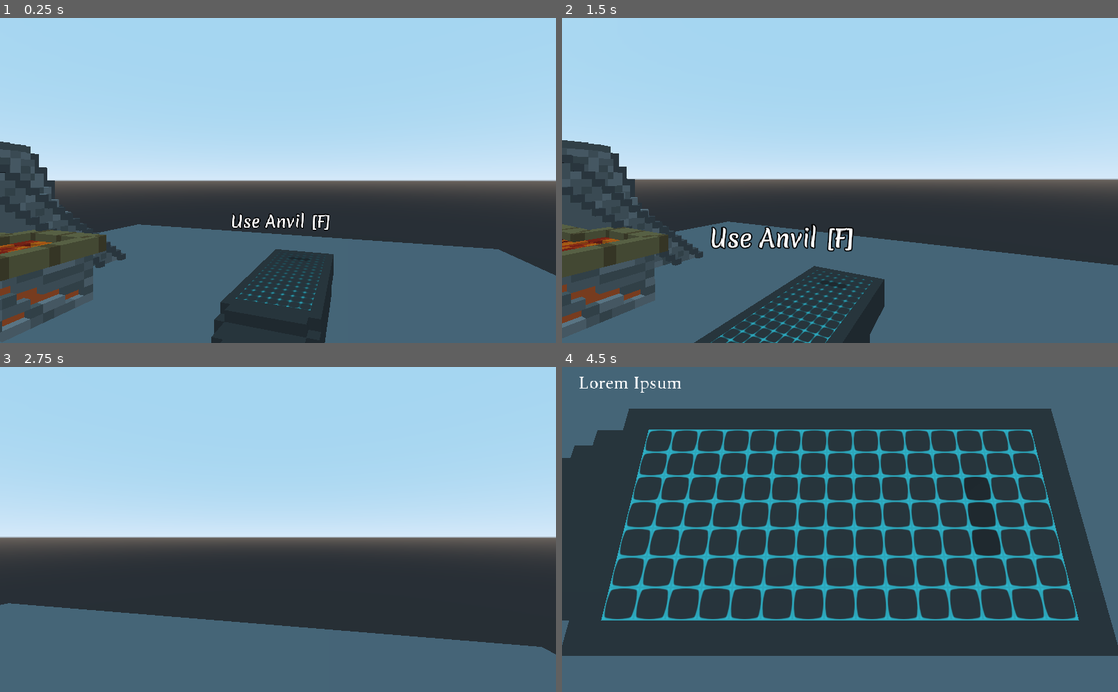
Above: before the commit, frames 1-4 (two rows, left to right).
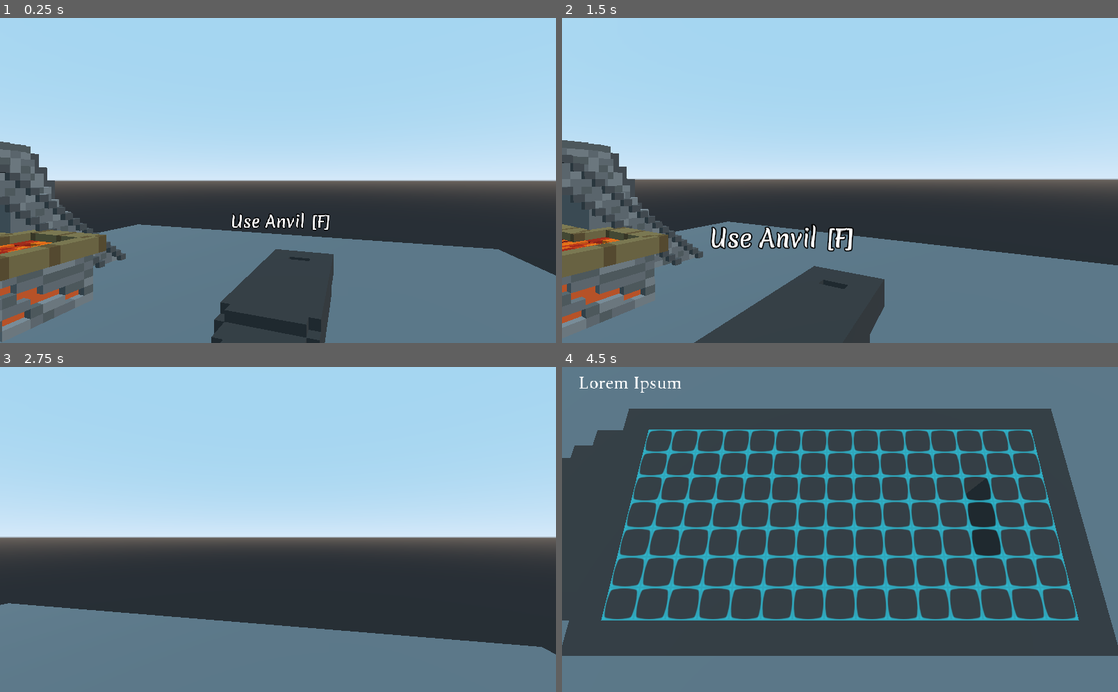
Above: after the commit, the same moments.

Repository: iubaldo/Voxelsmith
Game: Godot game, scene res://Scenes/WorkshopScene.tscn
The game is run twice, just before and just after one commit, with the same random seed, the same clock (stepped at 60 frames per second) and the same inputs.
Inputs (mouse positions are in pixels of both pictures, inside the frame that each line leads up to):
- Up to frame 1 (0.25 s): no input
- Up to frame 2 (1.5 s): tap Enter at 0.5 s; move the mouse to (867, 180) at 0.52 s; press the mouse at (867, 180) at 0.53 s; hold W (moveForward) from 0.53 s (still down); tap Q (rotateGridCCW) at 0.8, 1.35 s; move the mouse to (812, 180) at 1.27 s; release the mouse at (812, 180) at 1.28 s
- Up to frame 3 (2.75 s): keep holding W (moveForward); tap X (flipGridX, bound only after the commit) at 1.55 s; tap Space at 2 s; move the mouse to (289, 523) at 2.02 s; hold X (flipGridX, bound only after the commit) from 2.03 s (still down); tap Z (flipGridZ, bound only after the commit) at 2.3 s
- Up to frame 4 (4.5 s): move the mouse to (834, 536) at 2.77 s; release X (flipGridX, bound only after the commit) at 2.78 s; tap Z (flipGridZ, bound only after the commit) at 2.85 s; click (834, 536) at 3.05 s; move the mouse to (878, 532) at 3.52 s; hold Alt (freeMouse) 3.53-4.28 s; tap Q (rotateGridCCW) at 3.8 s; tap Enter at 4.25 s; move the mouse to (673, 480) at 4.27 s; release W (moveForward) at 4.28 s; hold A (moveLeft) from 4.28 s (still down); tap F (interact) at 4.35 s

The runs differ from the first frame. In frame 1, 8.5% of the frame differs, in the area x 0-58%, y 38-100%; in frame 2, 9.3%, in the area x 0-56%, y 37-100%; in frame 3, 3.0%; in frame 4, less than 0.1%.

Commit message:
implemented draw and dish actions

Diff:
--- a/Materials/Voxel/VoxelMat.tres
+++ b/Materials/Voxel/VoxelMat.tres
@@ -1,5 +1,5 @@
 [gd_resource type="SpatialMaterial" format=2]
 
 [resource]
-albedo_color = Color( 0.305882, 0.313726, 0.305882, 1 )
+albedo_color = Color( 0.439216, 0.462745, 0.439216, 1 )
 metallic = 0.23
--- a/Scenes/WorkshopAnvil.tscn
+++ b/Scenes/WorkshopAnvil.tscn
@@ -63,6 +63,7 @@
 
 [node name="AnvilGrid" parent="." instance=ExtResource( 6 )]
 transform = Transform( -1.70474e-09, 0.039, -4.37114e-08, 0, -1.70474e-09, -1, -0.039, -1.70474e-09, 1.91069e-15, 0.25, 1.901, 0.05 )
+visible = false
 
 [node name="GridOrigin" type="Spatial" parent="."]
 transform = Transform( 1, 0, 0, 0, 1, 0, 0, 0, 1, 0.25, 1.95, 0.05 )
--- a/Scenes/WorkshopScene.tscn
+++ b/Scenes/WorkshopScene.tscn
@@ -15,6 +15,10 @@
 script = ExtResource( 5 )
 
 [node name="Environment" type="Spatial" parent="."]
+
+[node name="DirectionalLight" type="DirectionalLight" parent="Environment"]
+transform = Transform( 0.813746, -0.270893, 0.514231, -0.0845198, 0.820188, 0.565817, -0.575042, -0.503894, 0.644529, 0, 11.1076, 0 )
+light_energy = 0.5
 
 [node name="DemoFloor" type="StaticBody" parent="Environment"]
 
--- a/Scripts/Globals.gd
+++ b/Scripts/Globals.gd
@@ -9,6 +9,11 @@
 
 func resetAnvil() -> void:
 	subvoxelMode = false
+	if selectedVoxel != null:
+		selectedVoxel.outlineMesh.visible = false
+	if selectedSubvoxel != null:
+		selectedSubvoxel.outlineMesh.visible = false
+
 	selectedSubvoxel = null
 	selectedVoxel = null
 
--- a/Scripts/Smithing/SmithingGrid.gd
+++ b/Scripts/Smithing/SmithingGrid.gd
@@ -23,7 +23,7 @@
 
 
 func _physics_process(delta):
-	if Globals.selectedVoxel != null && Globals.selectedVoxel.gridPosition == Vector3(gridCenter.x, 0, gridCenter.y):
+	if !Globals.anvilActive || Globals.selectedVoxel != null && Globals.selectedVoxel.gridPosition == Vector3(gridCenter.x, 0, gridCenter.y):
 		centerVoxelOutline.visible = false
 	else:
 		centerVoxelOutline.visible = true
@@ -69,6 +69,7 @@
 	pass
 
 
+# to-do later: add anvil bounds to globals and check if voxel is within smithing area
 func createVoxel(targetPos: Vector3) -> void: # grid coords
 	if isPositionValid(targetPos):
 		var newVoxel = voxelTemplate.instance()
--- a/Scripts/Smithing/Voxels/Voxel.gd
+++ b/Scripts/Smithing/Voxels/Voxel.gd
@@ -12,6 +12,9 @@
 var gridPosition: Vector3 # the voxel's position in the gridMatrix
 var normalizedGridPosition: Vector3 # the voxel's normalized position, without offset
 
+var dishUp: bool = false # whether the voxel has been dished at Vector3.UP
+var dishDown: bool = false # whether the voxel has been dished at Vector3.DOWN
+
 func _ready():
 	add_to_group("Voxels")
 	subvoxelMatrix.resize(5)				# x-dimension
@@ -22,24 +25,98 @@
 			subvoxelMatrix[x][y] = []
 			subvoxelMatrix[x][y].resize(5)	# z-dimension
 			for z in 5:
-				subvoxelMatrix[x][y][z] = find_node("Layer" + var2str(x))\
-				.find_node("Row" + var2str(y)).find_node("Subvoxel" + var2str(z))
+				subvoxelMatrix[x][y][z] = find_node("Layer" + var2str(y))\
+				.find_node("Row" + var2str(x)).find_node("Subvoxel" + var2str(z))
 				subvoxelMatrix[x][y][z].parent = self
 				subvoxelMatrix[x][y][z].gridPosition = Vector3(x, y, z)
 	pass
 
 
-func _process(delta):
-	pass
-
-
 # removes the "bottom" 3x5 subvoxels from the top layer
 func draw(forward: Vector3, up: Vector3) -> void:
+	var y: int = 4 if up == Vector3.UP else 0 # topmost layer
+	var xRange
+	var zRange
+
+	if forward == Vector3.FORWARD:
+		zRange = 5
+		xRange = range(3, 5)
+	elif forward == Vector3.BACK:
+		zRange = 5
+		xRange = range(0, 2)
+	elif forward == Vector3.LEFT:
+		zRange = range(3, 5)
+		xRange = 5
+	elif forward == Vector3.RIGHT:
+		zRange = range(0, 2)
+		xRange = 5
+
+	for x in xRange:
+		for z in zRange:
+			if subvoxelMatrix[x][y][z] != null:
+				subvoxelMatrix[x][y][z].queue_free()
+				subvoxelMatrix[x][y][z] = null
 	pass
 
 
 # removes the top layer of subvoxels as well as the middle 3x3 subvoxels of the layer beneath
+# if a neighboring voxel has been dished, connect the two
 func dish(up: Vector3) -> void:
+	var y1: int # topmost layer
+	var y2: int # 2nd topmost layer
+	if up == Vector3.UP:
+		y1 = 4
+		y2 = 3
+		dishUp = true
+	elif up == Vector3.DOWN:
+		y1 = 0
+		y2 = 1
+		dishDown = true
+
+	# 5x5 topmost layer
+	for x in 5:
+		for z in 5:
+			if subvoxelMatrix[x][y1][z] != null:
+				subvoxelMatrix[x][y1][z].queue_free()
+				subvoxelMatrix[x][y1][z] = null
+
+	# middle 3x3 2nd topmost layer
+	for x in range(1, 4):
+		for z in range(1, 4):
+			if subvoxelMatrix[x][y2][z] != null:
+				subvoxelMatrix[x][y2][z].queue_free()
+				subvoxelMatrix[x][y2][z] = null
+	pass
+
+
+# when a neighboring voxel has been dished, remove the voxels on the 2nd topmost layer that separate them
+func connectDish(dir: Vector3, up: Vector3) -> void:
+	var y: int = 3 if up == Vector3.UP else 1 # topmost layer
+	var xRange
+	var zRange
+
+	if dir == Vector3.FORWARD:
+		zRange = range(1, 4)
+		xRange = range(4, 5)
+	elif dir == Vector3.BACK:
+		zRange = range(1, 4)
+		xRange = range(0, 1)
+	elif dir == Vector3.LEFT:
+		zRange = range(4, 5)
+		xRange = range(1, 4)
+	elif dir == Vector3.RIGHT:
+		zRange = range(0, 1)
+		xRange = range(1, 4)
+	else:
+		print("connectDish() - invalid dir!")
+		return
+
+	for x in xRange:
+		for z in zRange:
+			if subvoxelMatrix[x][y][z] != null:
+				subvoxelMatrix[x][y][z].queue_free()
+				subvoxelMatrix[x][y][z] = null
+
 	pass
 
 
--- a/Scripts/WorkshopAnvil.gd
+++ b/Scripts/WorkshopAnvil.gd
@@ -38,6 +38,7 @@
 var cameraBack: Vector3
 var cameraLeft: Vector3
 var cameraRight: Vector3
+var cameraUp: Vector3
 
 func _ready():
 	label3D = $Label3D
@@ -47,6 +48,7 @@
 	cameraBack = global_transform.basis.z
 	cameraLeft = -global_transform.basis.x
 	cameraRight = global_transform.basis.x
+	cameraUp = global_transform.basis.y
 
 	pass
 
@@ -101,6 +103,11 @@
 			moveGrid(3)
 		elif event.is_action_pressed("moveLeft"):
 			moveGrid(4)
+
+		if event.is_action_pressed("flipGridX"):
+			flipGridX()
+		elif event.is_action_pressed("flipGridZ"):
+			flipGridZ()
 	pass
 
 
@@ -136,10 +143,27 @@
 				if smithingGrid.isPositionValid(target.gridPosition + cameraBack)\
 				 	&&!smithingGrid.doesVoxelExist(target.gridPosition + cameraBack): # draw
 					print("action: draw")
-					target.draw(cameraForward, Vector3.UP) # replace with cameraUp later
+					target.draw(cameraForward, cameraUp)
 				else: # dish
 					print("action: dish")
-					target.dish(Vector3.UP) # replace with cameraUp later
+					target.dish(cameraUp)
+
+					var neighbors = []
+					neighbors.push_back(target.gridPosition + cameraForward)
+					neighbors.push_back(target.gridPosition + cameraLeft)
+					neighbors.push_back(target.gridPosition + cameraRight)
+					neighbors.push_back(target.gridPosition + cameraBack)
+
+					for targetPos in neighbors:
+						if smithingGrid.isPositionValid(targetPos) && smithingGrid.getVoxel(targetPos) != null:
+							if target.dishUp && smithingGrid.getVoxel(targetPos).dishUp\
+								|| target.dishDown && smithingGrid.getVoxel(targetPos).dishDown:
+								print("connecting neighbor")
+								smithingGrid.getVoxel(targetPos).connectDish(targetPos - target.gridPosition, cameraUp)
+								print("connecting target")
+								target.connectDish(-(targetPos - target.gridPosition), cameraUp)
+								print("connected dish")
+
 			pass
 		elif power <= 300: 	# light, 3x3 cross centered on target
 			print("action: light strike")
@@ -179,7 +203,7 @@
 			else:
 				print("failed to create voxel - target position " + var2str(targetPos) + " invalid")
 
-		print("targetPos: " + var2str(target.gridPosition))
+		# print("targetPos: " + var2str(target.gridPosition))
 
 		for targetPos in targetList:
 			if smithingGrid.doesVoxelExist(targetPos) && smithingGrid.getVoxel(targetPos) != null:
@@ -209,6 +233,22 @@
 	cameraRight = cameraBack;
 	cameraBack = cameraLeft;
 	cameraLeft = temp;
+	pass
+func flipGridX() -> void:
+	smithingGrid.rotate_x(deg2rad(180.0))
+
+	var temp = cameraForward
+	cameraForward = cameraBack
+	cameraBack = temp
+	cameraUp *= -1
+	pass
+func flipGridZ() -> void:
+	smithingGrid.rotate_z(deg2rad(180.0))
+
+	var temp = cameraLeft
+	cameraLeft = cameraRight
+	cameraRight = temp
+	cameraUp *= -1
 	pass
 
 
--- a/project.godot
+++ b/project.godot
@@ -142,6 +142,16 @@
 "events": [ Object(InputEventKey,"resource_local_to_scene":false,"resource_name":"","device":0,"alt":false,"shift":false,"control":false,"meta":false,"command":false,"pressed":false,"scancode":16777347,"unicode":0,"echo":false,"script":null)
  ]
 }
+flipGridX={
+"deadzone": 0.5,
+"events": [ Object(InputEventKey,"resource_local_to_scene":false,"resource_name":"","device":0,"alt":false,"shift":false,"control":false,"meta":false,"command":false,"pressed":false,"scancode":88,"unicode":0,"echo":false,"script":null)
+ ]
+}
+flipGridZ={
+"deadzone": 0.5,
+"events": [ Object(InputEventKey,"resource_local_to_scene":false,"resource_name":"","device":0,"alt":false,"shift":false,"control":false,"meta":false,"command":false,"pressed":false,"scancode":90,"unicode":0,"echo":false,"script":null)
+ ]
+}
 
 [layer_names]
 
